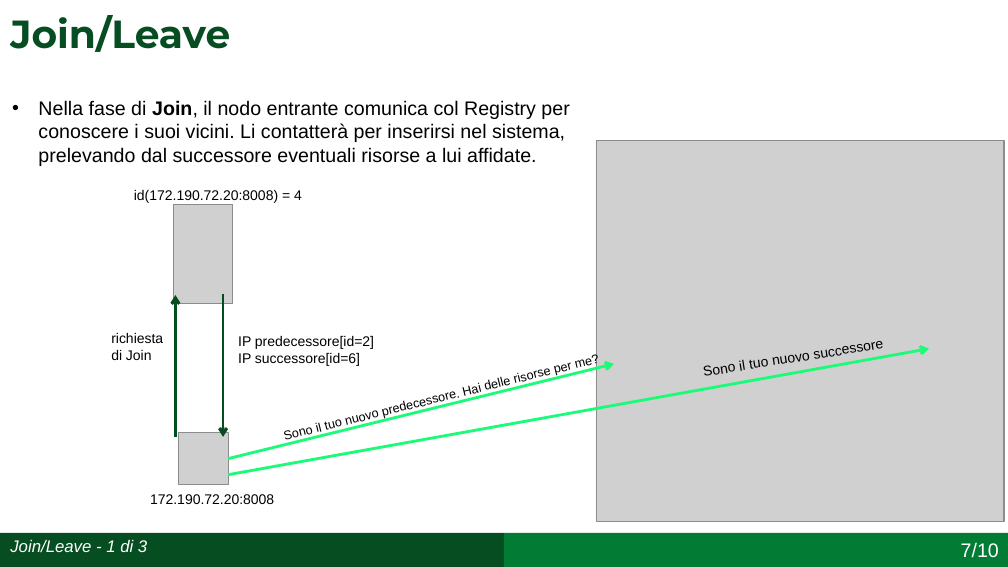
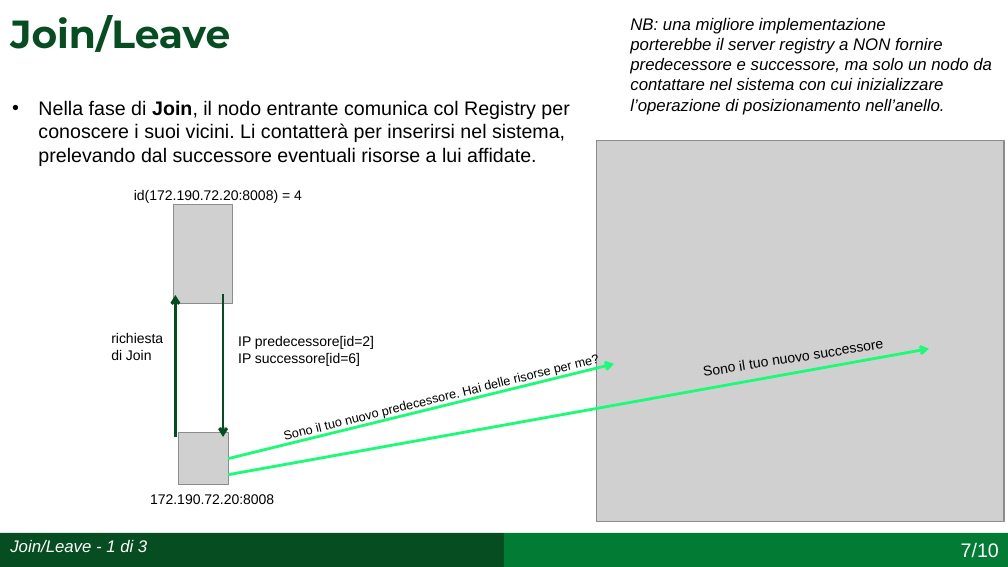
Before and after one commit to simonefesta/Chord_SDCC, a slide deck: slide 13 of Documentazione/Presentazione/Presentazione_Chord_Festa_0320408.pptx. Drawn at 1008x567 pixels with LibreOffice and Linux fonts; fonts in the diff are those of the drawing; grey boxes stand for pictures. Boxes give left, top, right and bottom in pixels: in the first picture for what was removed or moved away, otherwise in the second. Text is boxed around its words. In the diff, an @@ line names an element or a change of style, - is before the commit and + after.

```diff
--- a/Documentazione/Presentazione/Presentazione_Chord_Festa_0320408.pptx
+++ b/Documentazione/Presentazione/Presentazione_Chord_Festa_0320408.pptx
@@ text added at (630, 18, 992, 115), 12 pt, text #000000, italic @@
+NB: una migliore implementazione
+porterebbe il server registry a NON fornire
+predecessore e successore, ma solo un nodo da contattare nel sistema con cui inizializzare l’operazione di posizionamento nell’anello.
```
Also in this commit, not shown: 3 other slides changed, 4 other files.
